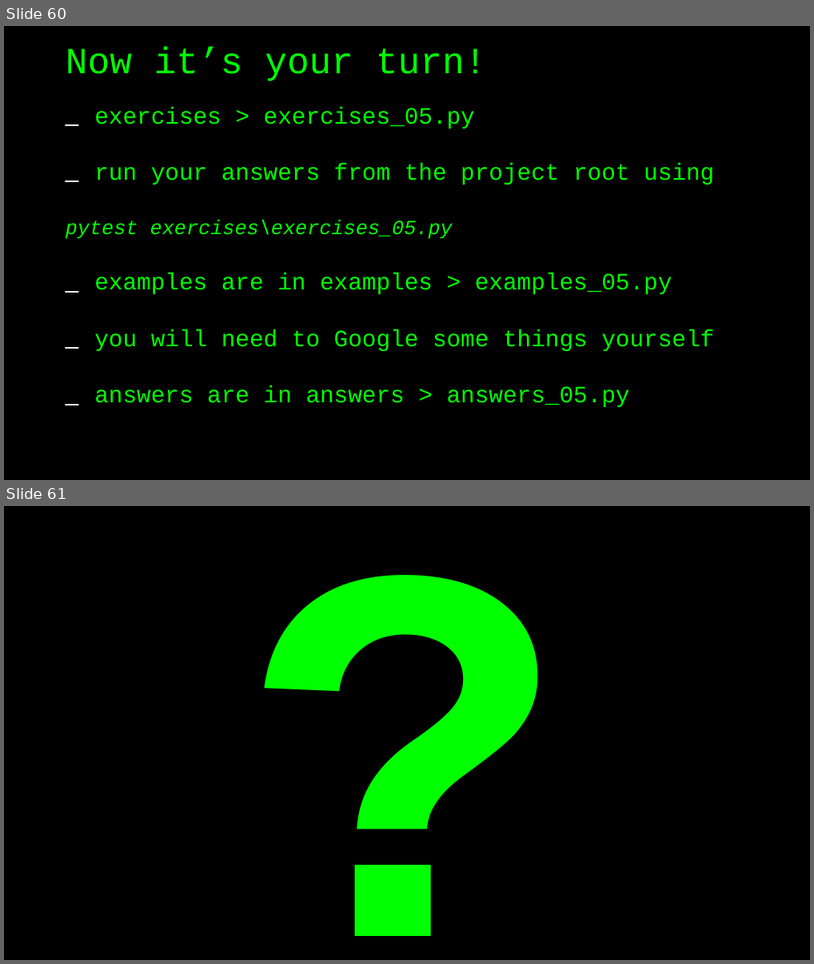
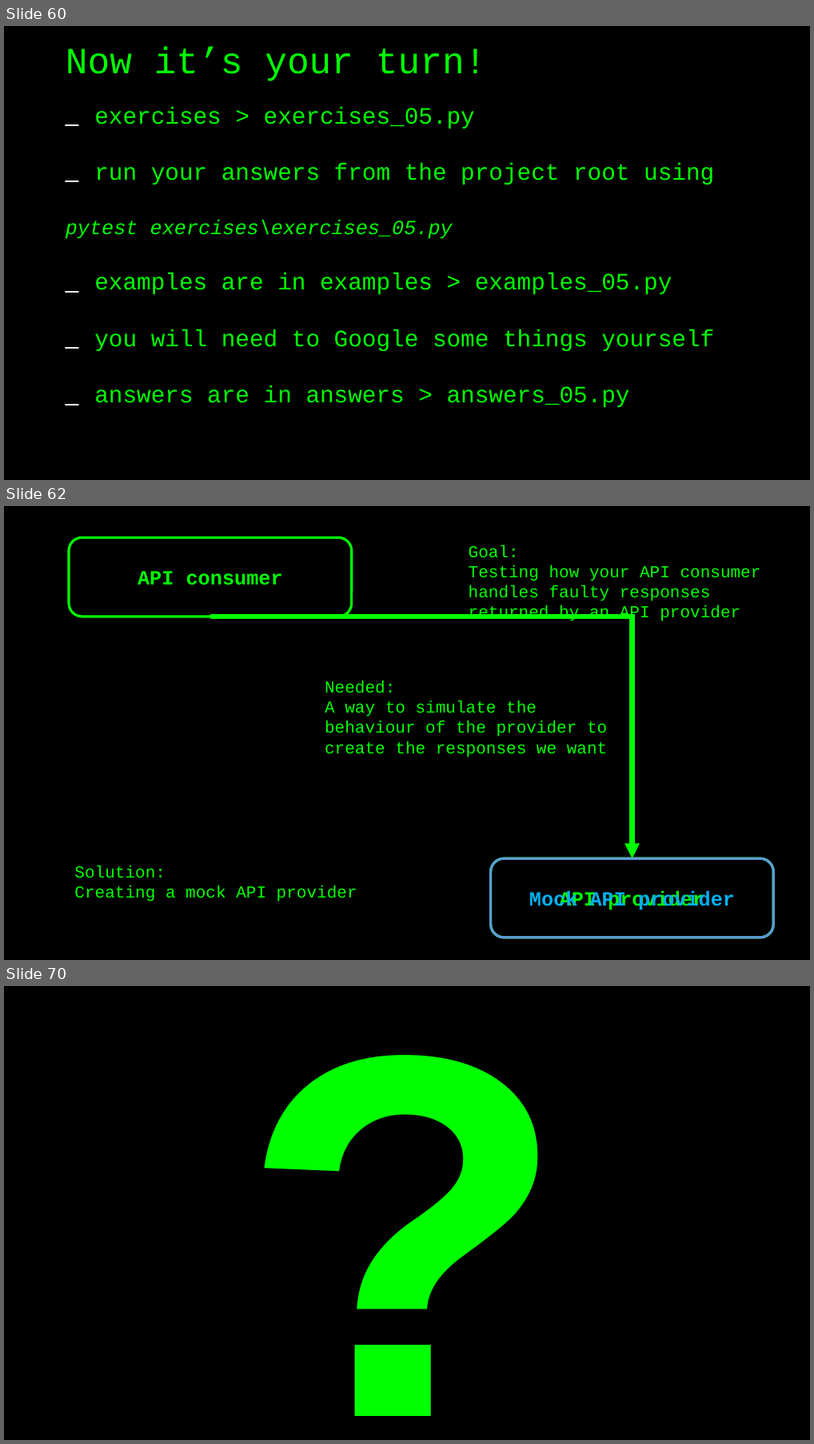
Before and after one commit to basdijkstra/requests-workshop, a slide deck: python-requests-workshop.odp. Shown one above the other, each under a label of ours: slides 60 and 61 before the commit, slides 60, 62 and 70 after it; the slides between them are not shown. The pictures are 814x964 and 814x1444 pixels, drawn with LibreOffice and Linux fonts; fonts in the diff are those of the drawing. Boxes give left, top, right and bottom in pixels: in the first picture for what was removed or moved away, otherwise in the second. Text is boxed around its words. In the diff, an @@ line names an element or a change of style, - is before the commit and + after.

Commit message:
Dependency version bumps and new exercise series on mocking with responses

```diff
--- a/python-requests-workshop.odp
+++ b/python-requests-workshop.odp
@@ slide 62 added at (4,506,810,960), background #000000 @@
@@ freeform shape added at (69,537,352,616), outline #00FF00 3 pt, 24 pt, text #00FF00, bold @@
+API consumer
@@ text added at (469,545,762,623), 20 pt, text #00FF00 @@
+Goal:
+Testing how your API consumer handles faulty responses returned by an API provider
@@ elbow arrow added from (210, 616) to (633, 858), #00FF00 6.01 pt @@
@@ text added at (325,680,607,757), 20 pt, text #00FF00 @@
+Needed:
+A way to simulate the behaviour of the provider to create the responses we want
@@ text added at (74,865,358,901), 20 pt, text #00FF00 @@
+Solution:
+Creating a mock API provider
@@ freeform shape added at (491,858,774,936), outline #00FF00 3 pt, 24 pt, text #00FF00, bold @@
+API provider
@@ freeform shape added at (491,858,774,936), outline #5B9BD5 3 pt, 24 pt, text #00B0F0, bold @@
+Mock API provider
@@ what was slide 61 is now slide 70 @@
```
Also in this commit, not shown: 8 other slides added, 6 other files.
